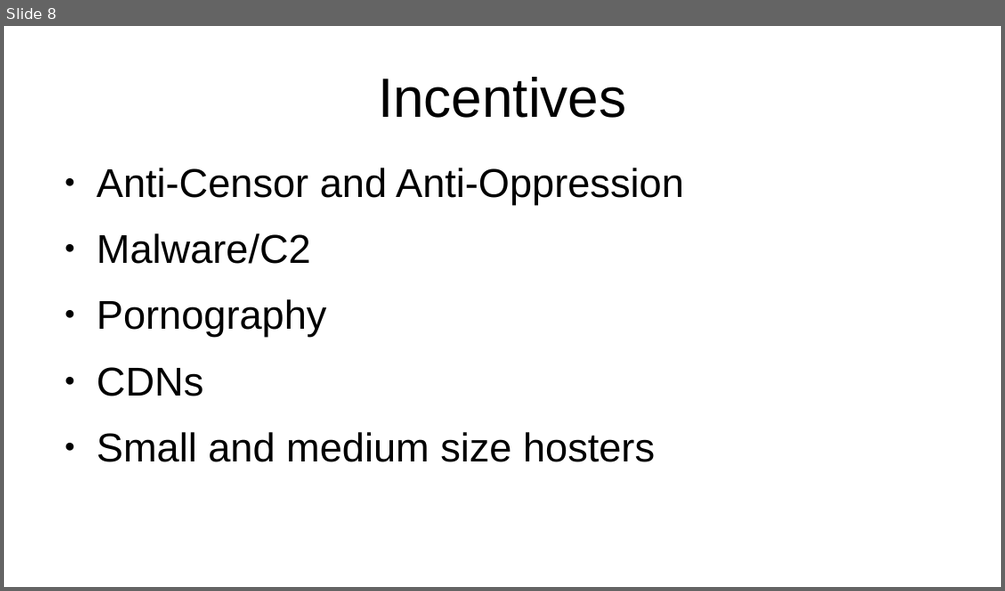
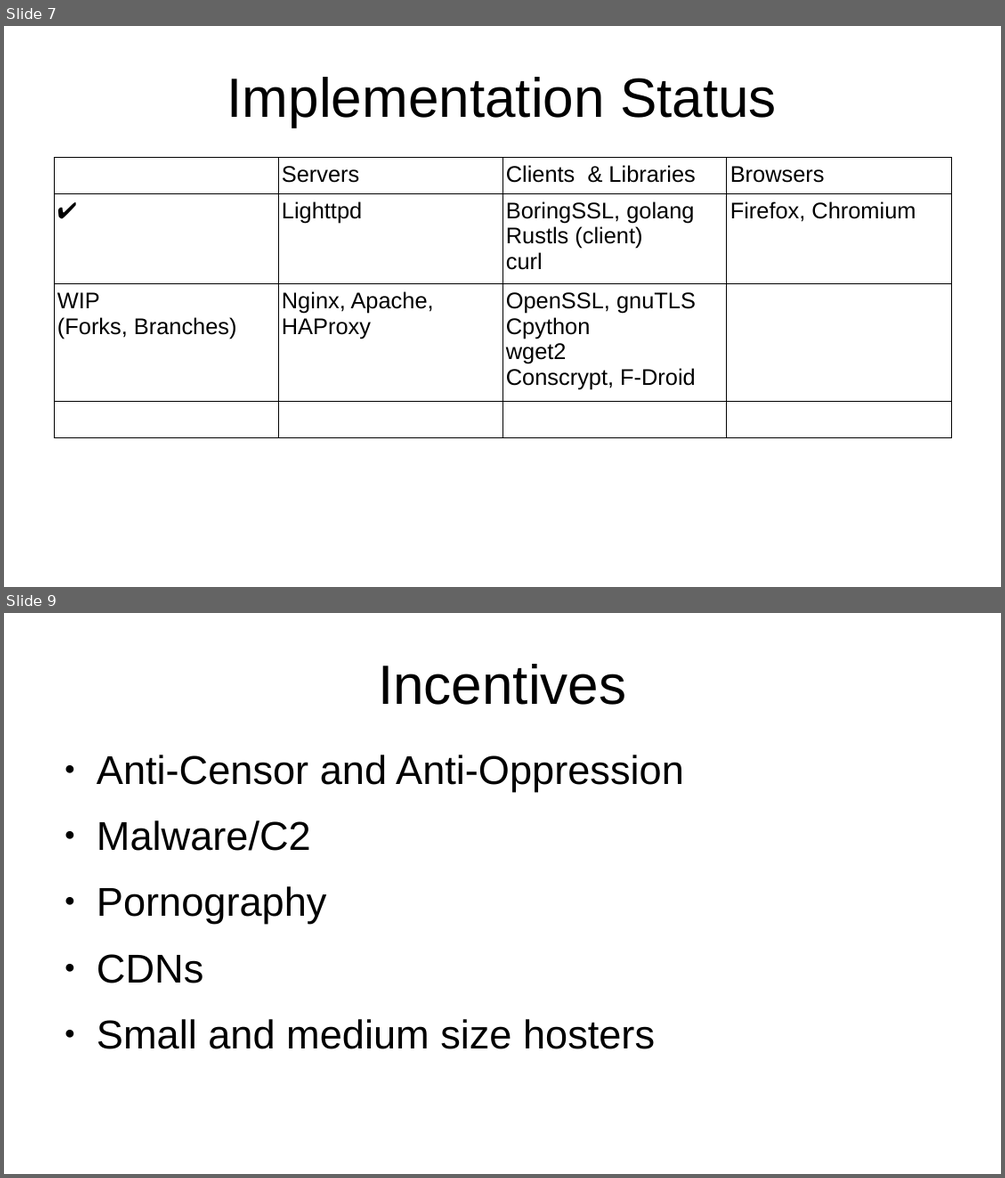
Before and after one commit to certtools/defo-security-analysis, a slide deck: stammtisch/presentation.odp. Shown one above the other, each under a label of ours: slide 8 before the commit, slides 7 and 9 after it; the slides between them are not shown. The pictures are 1005x591 and 1005x1178 pixels, drawn with LibreOffice and Linux fonts; fonts in the diff are those of the drawing. Boxes give left, top, right and bottom in pixels: in the first picture for what was removed or moved away, otherwise in the second. Text is boxed around its words. In the diff, an @@ line names an element or a change of style, - is before the commit and + after.

```diff
--- a/stammtisch/presentation.odp
+++ b/stammtisch/presentation.odp
@@ slide 7 added at <box>4,26,1001,587</box>, background #FFFFFF @@
@@ title added at <box>227,77,777,127</box>, 44 pt, text #000000 @@
+Implementation Status
@@ table added at <box>54,157,951,417</box>, 4 rows, 4 columns @@
+ | Servers | Clients & Libraries | Browsers
+✔️ | Lighttpd | BoringSSL, golang / Rustls (client) / curl | Firefox, Chromium
+WIP (Forks, Branches) | Nginx, Apache, HAProxy | OpenSSL, gnuTLS Cpython / wget2 / Conscrypt, F-Droid | 
+ |  |  | 
@@ what was slide 8 is now slide 9 @@
```
Also in this commit, not shown: 3 slides changed, 1 other slide added, 1 slide removed.
